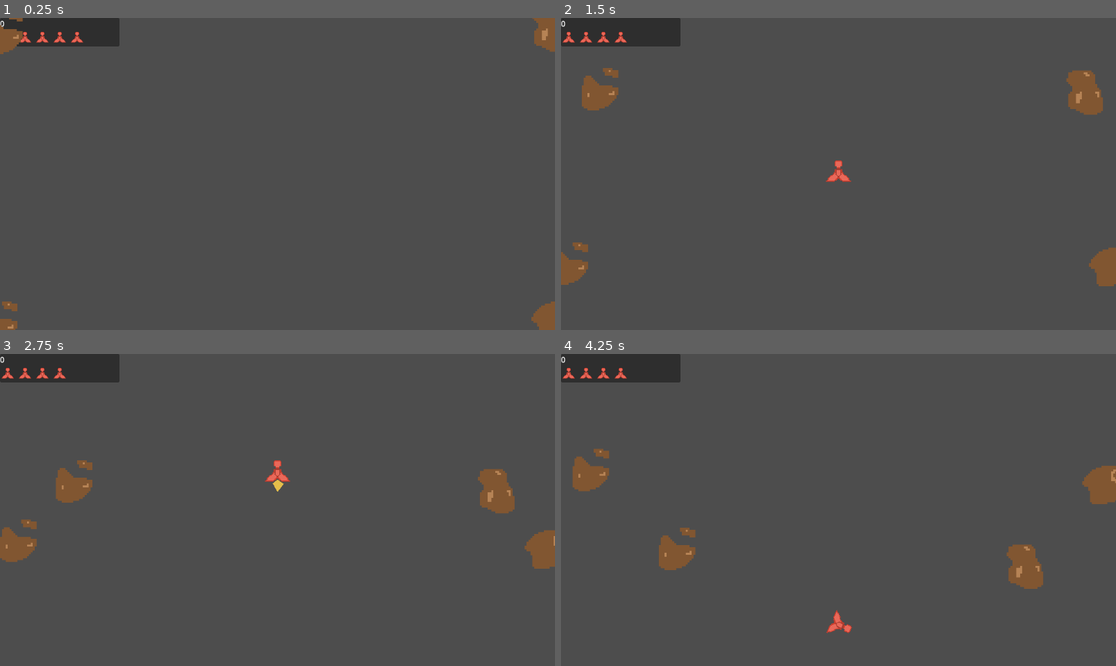
Above: before the commit, frames 1-4 (two rows, left to right).
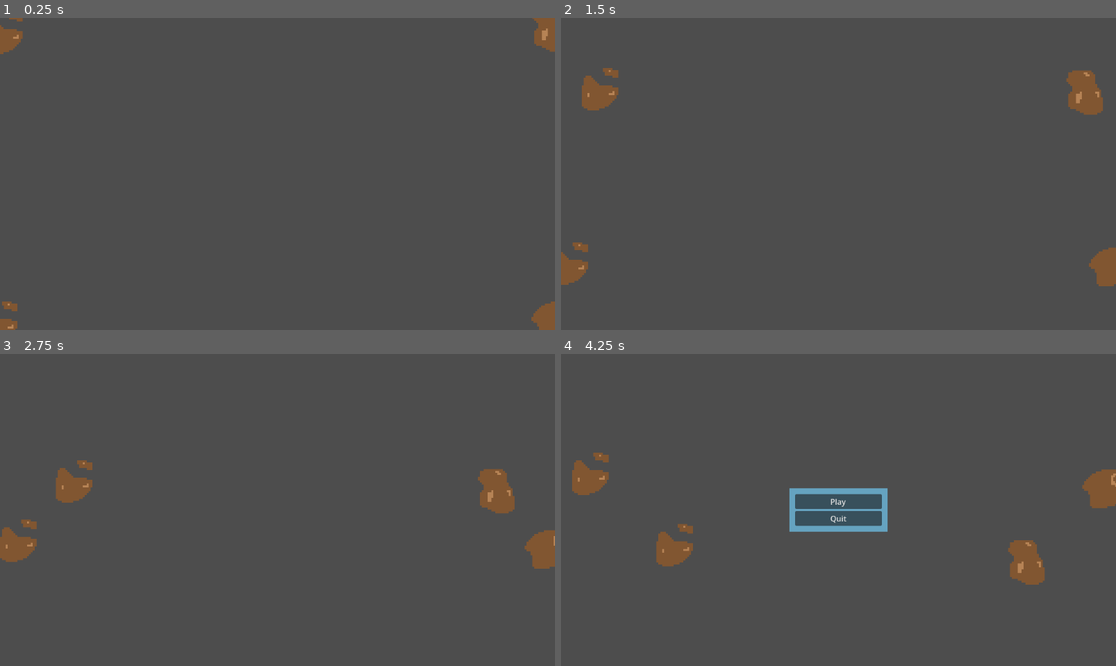
Above: after the commit, the same moments.

Repository: unblinky/space-rocks-plus
Game: Godot game, scene res://Main/Main.tscn
Same seed, same stepped clock (60 frames per second), same inputs: the game is played once before the commit and once after it.
Inputs (mouse positions are in pixels of both pictures, inside the frame that each line leads up to):
- Up to frame 1 (0.25 s): no input
- Up to frame 2 (1.5 s): move the mouse to (960, 158) at 0.52 s; click (960, 158) at 0.6 s; move the mouse to (727, 189) at 1.27 s; tap Space (launch_ship) at 1.35 s
- Up to frame 3 (2.75 s): move the mouse to (333, 441) at 2.02 s; hold Right mouse button (thrust) from 2.03 s (still down)
- Up to frame 4 (4.25 s): move the mouse to (810, 572) at 2.77 s; release Right mouse button (thrust) at 2.78 s; tap A (turn_ccw) at 2.85 s; move the mouse to (1005, 556) at 3.52 s; hold D (turn_cw) from 3.53 s (still down); tap Escape (pause, bound only after the commit) at 4.15 s

The runs differ from the first frame. In frame 1, 1.7% of the frame differs, in the area x 0-22%, y 0-10%; in frame 2, 2.1%; in frame 3, 2.1%; in frame 4, 4.2%, in the area x 0-100%, y 0-90%.

Commit message:
PauseMenu added

Diff:
--- a/Code/Main/Main.gd
+++ b/Code/Main/Main.gd
@@ -3,10 +3,21 @@
 
 const ROCK = preload("res://Rock/Rock.tscn")
 
+var spawn_count: int = 4
+var rocks: Array[Rock]
+
 func _ready() -> void:
-	spawn_rocks(4)
+	spawn_rocks(spawn_count)
 
 func spawn_rocks(count: int):
 	for i in count:
 		var rock = ROCK.instantiate()
 		add_child(rock)
+		rocks.append(rock)
+
+	print("Rocks: ", rocks)
+
+func is_game_over() -> bool:
+	if rocks.is_empty():
+		return true
+	return false
--- a/Code/Main/Main.tscn
+++ b/Code/Main/Main.tscn
@@ -1,13 +1,17 @@
 [gd_scene format=3 uid="uid://b43n0f8g2tfgg"]
 
 [ext_resource type="Script" uid="uid://cgke8bpq05cbs" path="res://Main/Main.gd" id="1"]
+[ext_resource type="PackedScene" uid="uid://bytdcuvxqwibi" path="res://PauseMenu/PauseMenu.tscn" id="3_amygn"]
 [ext_resource type="PackedScene" uid="uid://bpi51limxqldb" path="res://Player/Player.tscn" id="4_ps1la"]
 
 [node name="Main" type="Node" unique_id=989623172]
 script = ExtResource("1")
 
 [node name="Player" parent="." unique_id=388721277 instance=ExtResource("4_ps1la")]
+visible = false
 offset_left = 0.0
 offset_top = 0.0
 offset_right = 248.0
 offset_bottom = 59.0
+
+[node name="PauseMenu" parent="." unique_id=386824250 instance=ExtResource("3_amygn")]
--- /dev/null
+++ b/Code/PauseMenu/PauseMenu.gd
@@ -0,0 +1,23 @@
+extends PanelContainer
+class_name PauseMenu
+
+@onready var play_button: Button = $VBox/PlayButton
+@onready var quit_button: Button = $VBox/QuitButton
+
+func _ready() -> void:
+	# signal hooks.
+	play_button.pressed.connect(on_play_pressed)
+	quit_button.pressed.connect(on_quit_pressed)
+	hide()
+
+func _process(delta: float) -> void:
+	if Input.is_action_just_pressed("pause"):
+		get_tree().paused = !get_tree().paused
+		self.visible = get_tree().paused
+
+func on_play_pressed():
+	get_tree().paused = false
+	hide()
+
+func on_quit_pressed():
+	get_tree().quit()
--- /dev/null
+++ b/Code/PauseMenu/PauseMenu.tscn
@@ -0,0 +1,37 @@
+[gd_scene format=3 uid="uid://bytdcuvxqwibi"]
+
+[ext_resource type="Script" uid="uid://b2e0q1ll42nl7" path="res://PauseMenu/PauseMenu.gd" id="1_egqmv"]
+
+[sub_resource type="StyleBoxFlat" id="StyleBoxFlat_83ytx"]
+content_margin_left = 12.0
+content_margin_top = 12.0
+content_margin_right = 12.0
+content_margin_bottom = 12.0
+bg_color = Color(0.39464572, 0.6372443, 0.75129867, 1)
+
+[node name="PauseMenu" type="PanelContainer" unique_id=386824250]
+process_mode = 3
+anchors_preset = 8
+anchor_left = 0.5
+anchor_top = 0.5
+anchor_right = 0.5
+anchor_bottom = 0.5
+offset_left = -102.0
+offset_top = -33.0
+offset_right = 102.0
+offset_bottom = 33.0
+grow_horizontal = 2
+grow_vertical = 2
+theme_override_styles/panel = SubResource("StyleBoxFlat_83ytx")
+script = ExtResource("1_egqmv")
+
+[node name="VBox" type="VBoxContainer" parent="." unique_id=1965237645]
+layout_mode = 2
+
+[node name="PlayButton" type="Button" parent="VBox" unique_id=885968906]
+layout_mode = 2
+text = "Play"
+
+[node name="QuitButton" type="Button" parent="VBox" unique_id=1805218736]
+layout_mode = 2
+text = "Quit"
--- a/Code/project.godot
+++ b/Code/project.godot
@@ -17,7 +17,7 @@
 config/name="Space Rocks"
 run/main_scene="res://Main/Main.tscn"
 config/features=PackedStringArray("4.6")
-config/icon="res://Main/icon.png"
+config/icon="res://Main/assets/icon.png"
 
 [editor_plugins]
 
@@ -47,7 +47,8 @@
 }
 pause={
 "deadzone": 0.2,
-"events": []
+"events": [Object(InputEventKey,"resource_local_to_scene":false,"resource_name":"","device":-1,"window_id":0,"alt_pressed":false,"shift_pressed":false,"ctrl_pressed":false,"meta_pressed":false,"pressed":false,"keycode":0,"physical_keycode":4194305,"key_label":0,"unicode":0,"location":0,"echo":false,"script":null)
+]
 }
 launch_ship={
 "deadzone": 0.2,
Renamed: Code/Main/icon.png -> Code/Main/assets/icon.png
Not shown, changed: Code/Main/assets/icon.png.import
Not shown, added: Code/PauseMenu/PauseMenu.gd.uid
